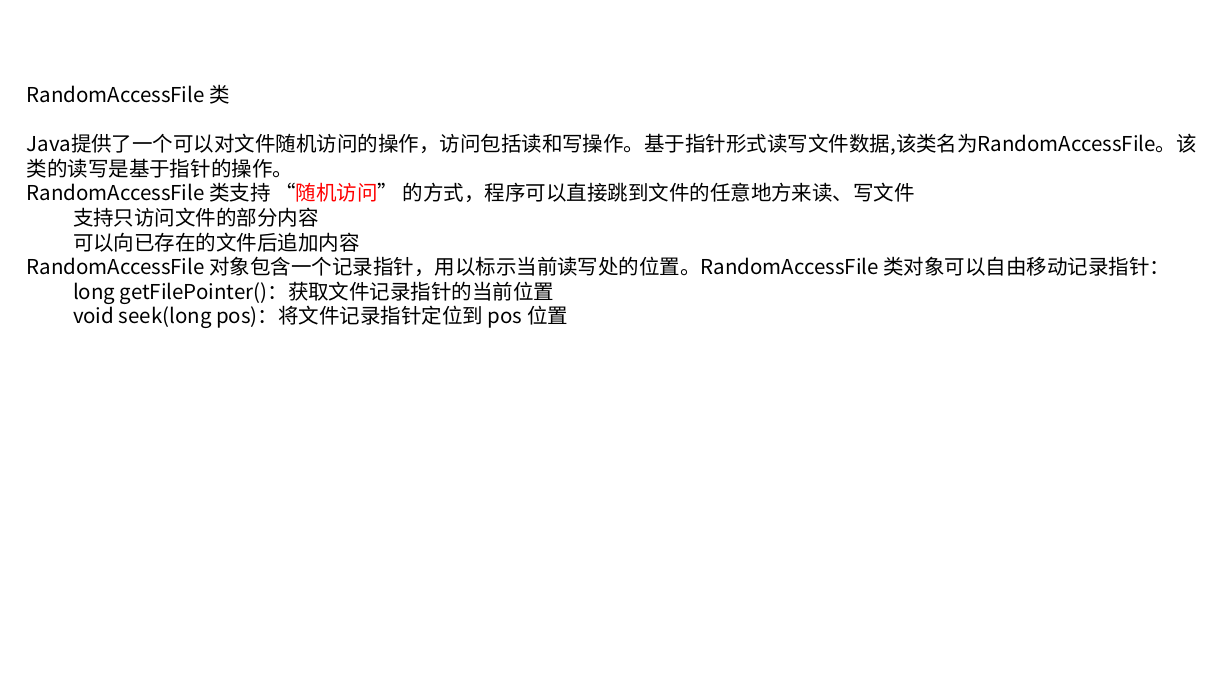
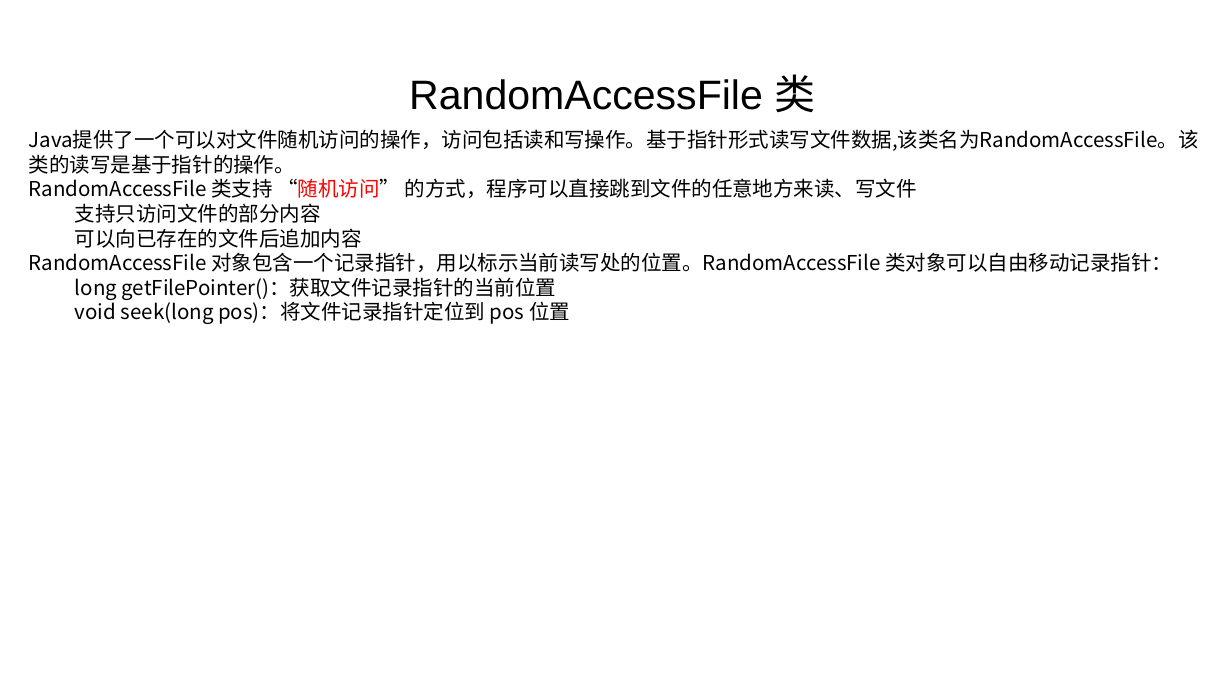
Before and after one commit to linkknown/PPT, a slide deck: slide 16 of 基础PPT/第8章：Java IO基础.pptx (slide 10 before the commit). Drawn at 1232x693 pixels with LibreOffice and Linux fonts; fonts in the diff are those of the drawing; background and template pictures are left out. Boxes give left, top, right and bottom in pixels: in the first picture for what was removed or moved away, otherwise in the second. Text is boxed around its words. In the diff, an @@ line names an element or a change of style, - is before the commit and + after.

Commit message:
PPT 内容优化

```diff
--- a/基础PPT/第8章：Java IO基础.pptx
+++ b/基础PPT/第8章：Java IO基础.pptx
@@ text at box(27, 84, 230, 104): paragraph removed @@
-RandomAccessFile 类
@@ text added at box(409, 74, 816, 112), 32 pt, text #000000 @@
+RandomAccessFile 类
@@ text "Java提供了一个可以对文件随机访问的操作，访问包括读和写操作。基于指针形式读写文件数据,该类名为RandomAcces ...": place and size @@
-text "Java提供了一个可以对文件随机访问的操作，访问包括读和写操作。基于指针形式读写文件数据,该类名为RandomAcces ..." at box(27, 84, 1197, 328)
+text "Java提供了一个可以对文件随机访问的操作，访问包括读和写操作。基于指针形式读写文件数据,该类名为RandomAcces ..." at box(29, 129, 1199, 324)
```
Also in this commit, not shown: 5 other slides changed, 8 slides added, 2 slides removed, 1 other file.
